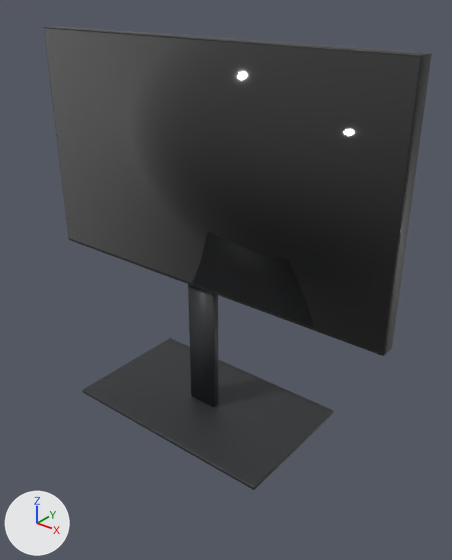
A saved change to the glTF model apps/web/models/products/OLED77T6KNA.glb.
Camera for both pictures: a 50 mm lens placed at (1.63, -1.88, 1.87), pointed at (0.12, 0.01, 0.69). The axes (+X, +Y, +Z) are drawn at lower left. The lights are the same throughout. The first picture is the older version.

In view in the first picture: 'OLED77T6KNA'.
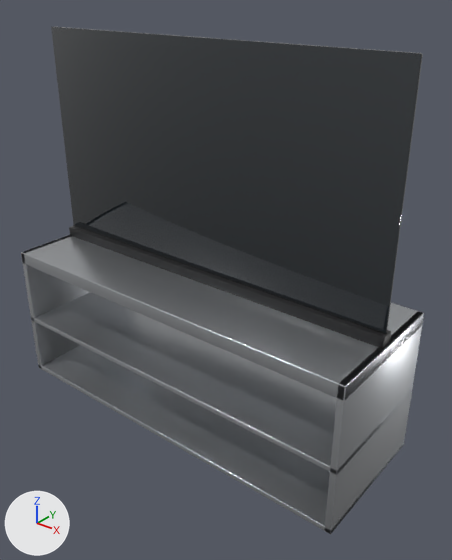
Edits to the bpy script that builds the scene:
```text
Add mat_c9ccd0_m:
    mat_c9ccd0_m = principled_material('#C9CCD0/m')
    mat_c9ccd0_m.base_color = (0.584, 0.604, 0.631)  # light grey #c9ccd0
    mat_c9ccd0_m.metallic = 0.9
    mat_c9ccd0_m.roughness = 0.3
Add mat_black:
    mat_black = principled_material('black')
    mat_black.base_color = (0.00335, 0.00368, 0.00402)  # black #0b0c0d
    mat_black.roughness = 0.12
    mat_black.coat_weight = 1.0
Add mat_glass:
    mat_glass = principled_material('glass')
    mat_glass.base_color = (0.0144, 0.0194, 0.0242)  # black #20262b
    mat_glass.roughness = 0.04
    mat_glass.coat_weight = 1.0
Change me_part:
    used by ob_oled77t6kna; location = (0.0, 0.0, 0.0)
    verts and faces of me_part; kept vertices keep their numbers, new ones are numbered from 304
    before: 192 (-0.88, -0.04, 0.65) at pixel (68, 237), 193 (-0.88, -0.04, 1.66) at pixel (44, 28), 194 (-0.88, -0.03, 0.65) at pixel (69, 237), 195 (-0.88, -0.03, 1.66) at pixel (44, 28), 196 (0.88, -0.04, 0.65) at pixel (382, 352)
    before: 197 (0.88, -0.04, 1.66) at pixel (420, 56), 198 (0.88, -0.03, 0.65) at pixel (383, 352), 199 (0.88, -0.03, 1.66) at pixel (420, 56)
    remove me_part.from_pydata(...)  # 304 vertices, 588 faces; spans x -0.88..0.88, y -0.32..0.32, z 0.0..1.66
    remove me_part.materials.append(mat_body)  # black #1c1c1e
    add me_part.from_pydata(...)  # 648 vertices, 1296 faces; spans x -0.88..0.88, y -0.32..0.32, z 0.0..1.66
    me_part part 1: the loose piece of 96 vertices spanning x -0.88..0.88, y -0.03..0.04, z 0.64..1.66 is scaled about its middle by (0.988, 1.01, 0.0412), then moved by (0.0, 0.0, -0.46), in mat_finish (black #1c1c1e)
    me_part part 2: the loose piece of 96 vertices spanning x -0.88..0.88, y -0.04..-0.03, z 0.64..1.66 is scaled about its middle by (0.982, 0.7, 0.934), then moved by (0.0, 0.03, 0.03), in mat_glass (black #20262b)
    me_part part 3: a new loose piece of 240 vertices spanning x -0.88..0.88, y -0.32..0.32, z 0.0..0.67, in mat_c9ccd0_m (light grey #c9ccd0)
    me_part part 4: a new loose piece of 96 vertices spanning x -0.88..0.88, y -0.32..0.32, z 0.61..0.67, in mat_c9ccd0_m (light grey #c9ccd0)
    me_part part 5: a new loose piece of 96 vertices spanning x -0.88..0.88, y -0.32..0.32, z 0.29..0.31, in mat_c9ccd0_m (light grey #c9ccd0)
    me_part part 6: a new loose piece of 24 vertices spanning x -0.87..0.87, y -0.01..0.01, z 0.71..0.72, in mat_black (black #0b0c0d)
    me_part part 7: the loose piece of 96 vertices spanning x -0.53..0.53, y -0.32..0.32, z 0.0..0.02 is deleted
    me_part part 8: the loose piece of 8 vertices spanning x -0.07..0.07, y -0.02..0.02, z 0.02..0.64 is deleted
    me_part part 9
    add delete_vertices([*range(192, 200)])  # with the faces that use them
    remove me_part.materials.append(mat_screen)  # black #050608
    remove me_part.materials.append(mat_trim)  # dark grey #2b2d30
    add me_part.materials.append(mat_c9ccd0_m)  # light grey #c9ccd0
    add me_part.materials.append(mat_glass)  # black #20262b
    add me_part.materials.append(mat_black)  # black #0b0c0d
```

Location of each change, (x1, y1, x2, y2) in pixels of the pictures (452 x 560 px; the box of a moved part takes in the faces that stretch with it):
'OLED77T6KNA', reshaped (9% taller): before (44, 26, 432, 490); after (21, 27, 424, 534)
part 1 of me_part, moved or reshaped: before (49, 26, 432, 354); after (69, 226, 391, 348)
part 2 of me_part, moved or reshaped: before (44, 27, 423, 356); after (51, 27, 423, 334)
part 3 of me_part, added: after (21, 235, 424, 534)
part 4 of me_part, added: after (22, 235, 424, 400)
part 5 of me_part, added: after (31, 292, 413, 475)
part 6 of me_part, added: after (73, 225, 386, 334)
part 7 of me_part, deleted: before (82, 338, 334, 490)
part 8 of me_part, deleted: before (188, 284, 219, 407)
part 9 of me_part, deleted (black): before (44, 28, 420, 353)
